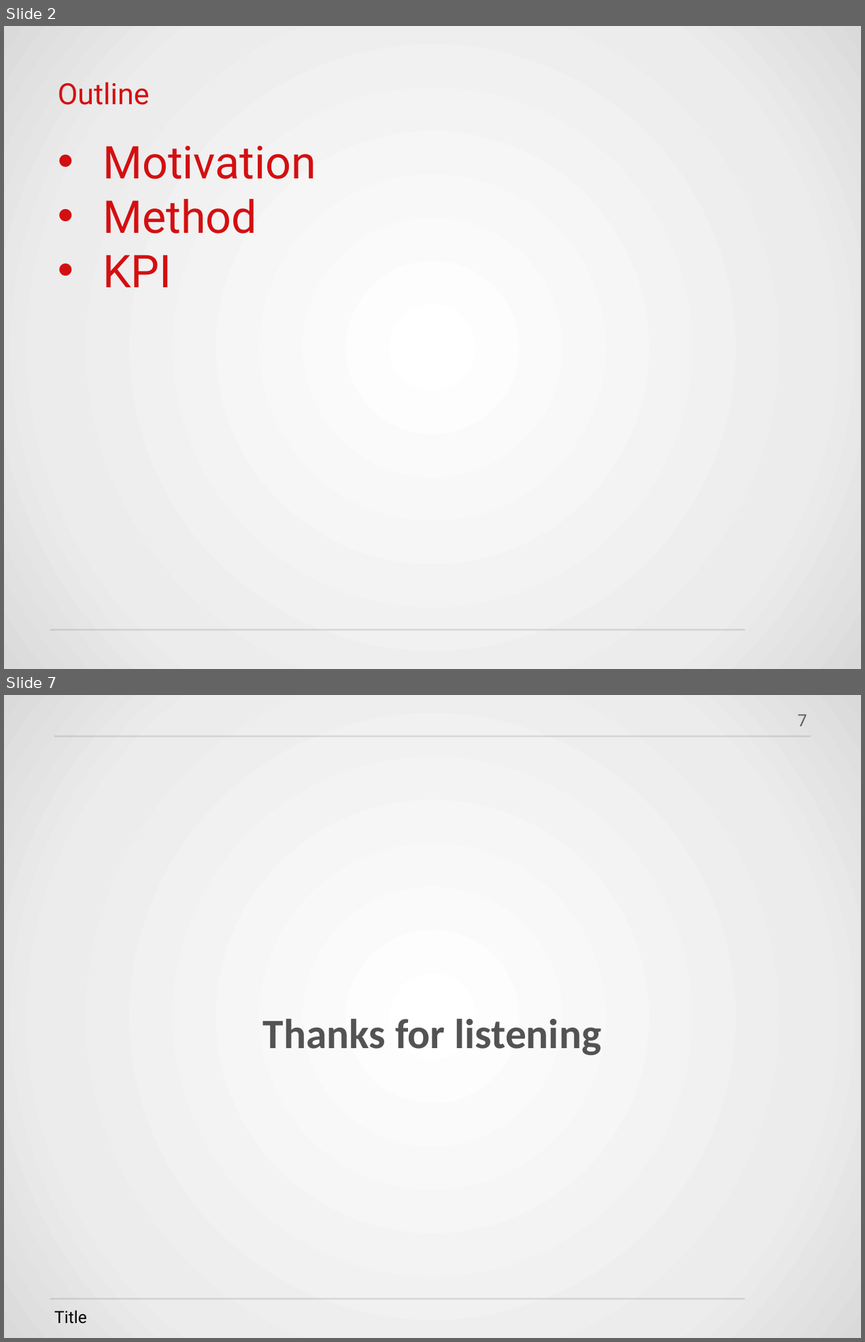
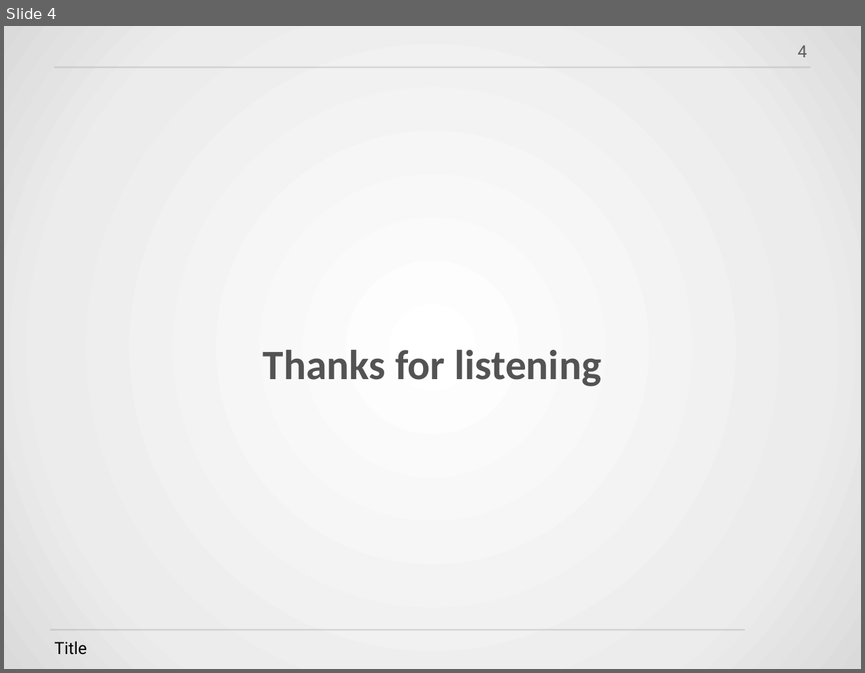
Before and after one commit to HWTeng-Teaching/202409-ML-FinTech, a slide deck: projects/6_基於ESG語氣用字的投資策略報酬預測.pptx. Shown one above the other, each under a label of ours: slides 2 and 7 before the commit, slide 4 after it; the slides between them are not shown. The pictures are 865x1342 and 865x673 pixels, drawn with LibreOffice and Linux fonts; fonts in the diff are those of the drawing; background and template pictures are left out. Boxes give left, top, right and bottom in pixels: in the first picture for what was removed or moved away, otherwise in the second. Text is boxed around its words. In the diff, an @@ line names an element or a change of style, - is before the commit and + after.

```diff
--- a/projects/6_基於ESG語氣用字的投資策略報酬預測.pptx
+++ b/projects/6_基於ESG語氣用字的投資策略報酬預測.pptx
@@ slide 2 removed at (x1=4, y1=26, x2=861, y2=669), background gradient #FFFFFF to #ECECEC to #DADADA; not listed: 1 template element that a slide beside it also shows @@
@@ text removed at (x1=58, y1=82, x2=150, y2=105) @@
-Outline
@@ text removed at (x1=103, y1=146, x2=316, y2=287) @@
-• Motivation
-• Method
-• KPI
@@ what was slide 7 is now slide 4 @@
@@ page number at (x1=798, y1=45, x2=807, y2=57): text changed @@
-7
+4
```
Also in this commit, not shown: 2 slides changed, 1 slide added, 3 other slides removed.
